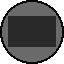
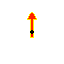
Two versions of the same layered image (64px x 64px). Layer-by-layer changes:
added layer "pointer" above "numbers" over box(27, 12, 37, 38)
renamed "Background" to "speedometer", hid it, painted on it over box(0, 0, 64, 64)
